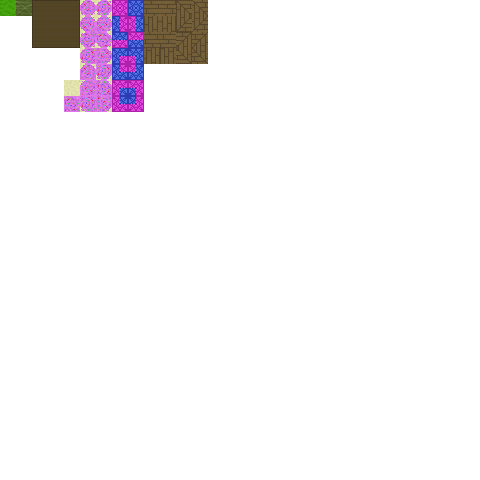
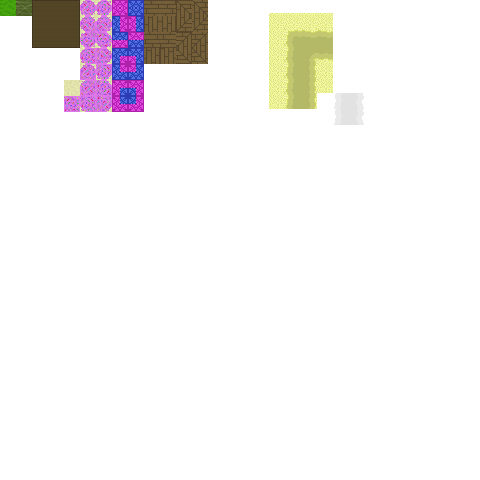
Layer changes from the first 480x480 image to the second:
added layer "Path right" (1st of 4) above "Path right" over [301, 93, 317, 109]
added layer "Path right" (2nd of 4) above "Path right" over [301, 77, 317, 93]
added layer "Path right" (3rd of 4) above "Path right" over [317, 45, 333, 61]
added layer "Path right" (4th of 4) above "Dry Sand Alt" over [301, 61, 317, 77]
added layer "Dry Sand Alt" (1st of 11) above "Dry Sand Alt" over [269, 93, 285, 109]
added layer "Dry Sand Alt" (2nd of 11) above "Dry Sand Alt" over [317, 77, 333, 93]
added layer "Dry Sand Alt" (3rd of 11) above "Dry Sand Alt" over [269, 13, 285, 29]
added layer "Dry Sand Alt" (4th of 11) above "Dry Sand Alt" over [285, 13, 301, 29]
added layer "Dry Sand Alt" (5th of 11) above "Dry Sand Alt" over [301, 13, 317, 29]
added layer "Dry Sand Alt" (6th of 11) above "Dry Sand Alt" over [317, 13, 333, 29]
added layer "Dry Sand Alt" (7th of 11) above "Dry Sand Alt" over [269, 29, 285, 45]
added layer "Dry Sand Alt" (8th of 11) above "Dry Sand Alt" over [269, 45, 285, 61]
added layer "Dry Sand Alt" (9th of 11) above "Dry Sand Alt" over [269, 61, 285, 77]
added layer "Dry Sand Alt" (10th of 11) above "Path Turn" over [269, 77, 285, 93]
added layer "Path Turn" above "Dry Sand Alt" over [285, 29, 301, 45]
added layer "Dry Sand Alt" (11th of 11) above "Path" over [317, 61, 333, 77]
added layer "Path" (1st of 6) above "Path" over [285, 93, 301, 109]
added layer "Path" (2nd of 6) above "Path" over [285, 77, 301, 93]
added layer "Path" (3rd of 6) above "Path" over [317, 29, 333, 45]
added layer "Path" (4th of 6) above "Path" over [301, 29, 317, 45]
added layer "Path" (5th of 6) above "Path" over [285, 45, 301, 61]
added layer "Path" (6th of 6) above "Path turn bottom" over [285, 61, 301, 77]
added layer "Path turn bottom" above "Path Right" over [301, 45, 317, 61]
added layer "Path Right" (1st of 2) above "Path Right" over [349, 109, 364, 125]
…and 3 more changes (3 added)
